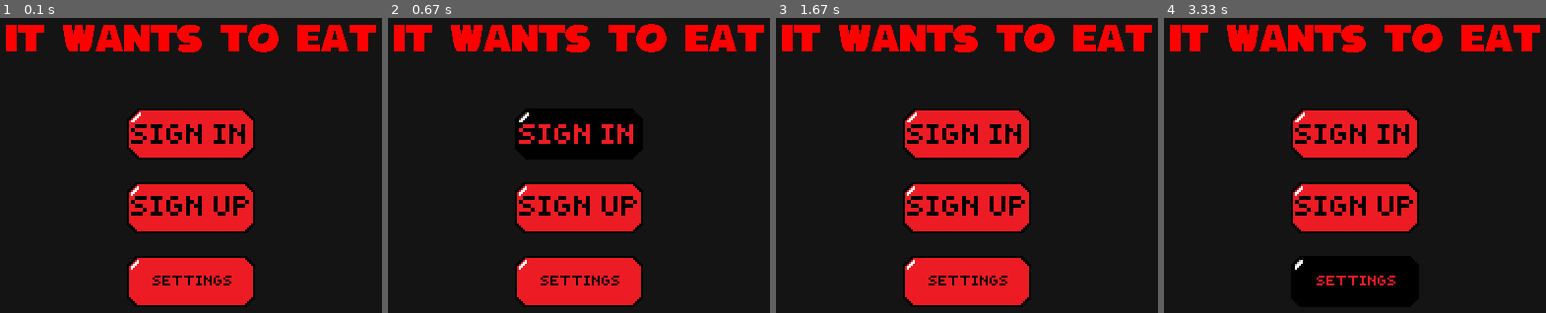
Above: before the commit, frames 1-4 (left to right).
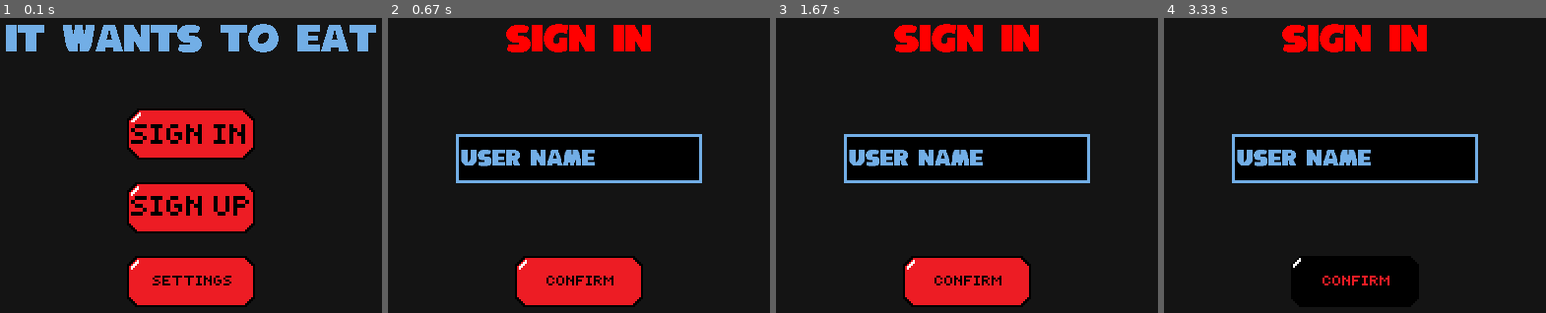
Above: after the commit, the same moments.

Repository: lavieestbel1e/pygame-project-demo
Game: pygame game, started from It Wants To EAT/enterance_window.py
Same seed, same stepped clock (60 frames per second), same inputs: the game is played once before the commit and once after it.
Inputs (mouse positions are in pixels of both pictures, inside the frame that each line leads up to):
- Up to frame 1 (0.1 s): no input
- Up to frame 2 (0.67 s): click (579, 133) at 0.38 s
- Up to frame 3 (1.67 s): click (967, 280) at 0.72 s; click (1157, 168) at 1.05 s
- Up to frame 4 (3.33 s): click (1355, 280) at 2.48 s; click (outside the picture) at 2.82 s; click (1355, 256) at 3.15 s

The runs differ from the first frame. In frame 1, 5.1% of the frame differs, in the area x 1-99%, y 2-12%; in frame 2, 13%; in frame 3, 15%; in frame 4, 15%, in the area x 1-99%, y 2-91%.

Commit message:
first commit

Diff:
--- a/It Wants To EAT/enterance_window.py
+++ b/It Wants To EAT/enterance_window.py
@@ -1,4 +1,5 @@
 import pygame
+import time
 from load_image import load_image
 
 pygame.init()
@@ -23,7 +24,7 @@
 
     def draw_title(self):
         font = pygame.font.Font('data/Sonic 1 Title Screen Filled.ttf', 28)
-        title = font.render('It Wants To Eat', True, 'red')
+        title = font.render('It Wants To Eat', True, '#72aee6')
         pos = title.get_rect(center=(300, 150))
         self.screen.blit(title, pos)
         pygame.display.update()
@@ -53,12 +54,20 @@
 all_sprites = pygame.sprite.Group()
 running = True
 
-def closeall():
-    return
+def open_sign_in():
+    from sign_in_window import SignInWindow
+    return SignInWindow
 
-button = Button(all_sprites, 0, passive_sign_in_btn, active_sign_in_btn, closeall)
-button_2 = Button(all_sprites, 75, passive_sign_up_btn, active_sign_up_btn, closeall)
-button_3 = Button(all_sprites, 150, passive_settings_btn, active_settings_btn, closeall)
+def open_sign_up():
+    from sign_up_window import SignUpWindow
+    return SignUpWindow
+
+def open_nothing():
+    pass
+
+button = Button(all_sprites, 0, passive_sign_in_btn, active_sign_in_btn, open_sign_in)
+button_2 = Button(all_sprites, 75, passive_sign_up_btn, active_sign_up_btn, open_sign_up)
+button_3 = Button(all_sprites, 150, passive_settings_btn, active_settings_btn, open_nothing)
 while running:
     for event in pygame.event.get():
         if event.type == pygame.QUIT:
@@ -67,4 +76,5 @@
     all_sprites.draw(screen)
     all_sprites.update()
     pygame.display.flip()
+time.sleep(1)
 pygame.quit()
--- a/It Wants To EAT/main_level.py
+++ b/It Wants To EAT/main_level.py
@@ -10,7 +10,7 @@
         self.image = hero_image
         self.image = pygame.transform.scale(self.image, (90, 90))
         self.mask = pygame.mask.from_surface(self.image)
-        self.rect = self.image.get_rect(center=(150, 400))
+        self.rect = self.image.get_rect(center=(250, 400))
         self.is_jump, self.is_jump_dir = False, False
         self.jump_count, self.right, self.left = 10, True, False
 
@@ -44,17 +44,29 @@
 class Enemy(pygame.sprite.Sprite):
     def __init__(self, group):
         super().__init__(group)
-        self.image = hero_image
-        self.image = pygame.transform.scale(self.image, (90, 90))
+        self.image = enemy_image
+        self.image = pygame.transform.scale(self.image, (300, 300))
         self.rect = self.image.get_rect(center=(250, 400))
         self.mask = pygame.mask.from_surface(self.image)
-        self.is_collided = False
-
-    def update(self, *args):
-        self.rect.x = hero.rect.x
-        self.rect.y = 360
-        if pygame.sprite.collide_mask(self, hero):
-            self.is_collided = True
+        self.you_win = you_win_image
+        self.is_collided = False
+
+    def update(self, *args):
+        global running
+        self.rect.x = hero.rect.x - 100
+        self.rect.y = 250
+        if pygame.sprite.collide_mask(self, hero):
+            self.is_collided = True
+            if enemy.is_collided:
+                screen.blit(gs.gameover_image, (0, 0))
+                if gs.rect.x < 0:
+                    gs.rect.x += speed
+                running = False
+        if len(all_sprites) < 30:
+            screen.blit(self.you_win, (0, 0))
+            if gs.rect.x < 0:
+                gs.rect.x += speed
+
 
 
 class Pelmeni(pygame.sprite.Sprite):
@@ -66,12 +78,13 @@
         self.rect = self.image.get_rect()
         self.rect.x = random.randint(100, width - 50)
         self.rect.y = random.randint(-10000, height)
-        self.color = pygame.Color('#FF0000')
+        self.color = pygame.Color('#72aee6')
         self.font = pygame.font.Font('data/Sonic 1 Title Screen Filled.ttf', 12)
         self.text = ''
         self.symbol = self.font.render(self.text, True, self.color)
         self.is_collided = False
         self.direction = 0
+        self.lst = []
 
     def update(self, *args):
         if self.rect.x >= 450:
@@ -85,15 +98,13 @@
 
         if pygame.sprite.collide_mask(self, hero):
             self.is_collided = True
-            self.image = pygame.transform.scale(self.image, (0, 0))
-
-    def show_collected(self):
-        global num
+            self.kill()
+
+    def collected(self):
         if self.is_collided:
-            self.text = f'{num} I 30'
-            num += 1
-        self.symbol = self.font.render(self.text, True, self.color)
-        screen.blit(self.symbol, (385, 461))
+            self.text = f'{len(all_sprites)} I 40'
+            self.symbol = self.font.render(self.text, True, self.color)
+            screen.blit(self.symbol, (385, 461))
 
 
 class RancidPelmeni(pygame.sprite.Sprite):
@@ -136,7 +147,7 @@
         self.rect = self.image.get_rect()
         self.rect.x = random.randint(100, width - 50)
         self.rect.y = random.randint(-10000, height)
-        self.color = pygame.Color('#FF0000')
+        self.color = pygame.Color('#72aee6')
         self.font = pygame.font.Font('data/Sonic 1 Title Screen Filled.ttf', 12)
         self.text = ''
         self.symbol = self.font.render(self.text, True, self.color)
@@ -160,21 +171,27 @@
 
 class InfoBox:
     def __init__(self, text):
-        self.color = pygame.Color('#FF0000')
+        self.color = pygame.Color('#72aee6')
         self.font = pygame.font.Font('data/Sonic 1 Title Screen Filled.ttf', 12)
         self.text = text
         self.symbol = self.font.render(self.text, True, self.color)
 
     def show_data(self):
+        global running
         global time_left
         if time_left >= 0:
-            time_left -= 0.05
+            time_left -= 0.08
             self.text = f'{int(time_left)} sec'
         else:
-            self.text = 'time is over'
+            running = False
         self.symbol = self.font.render(self.text, True, self.color)
         screen.blit(self.symbol, (200, 461))
 
+class GameOverSprite(pygame.sprite.Sprite):
+    def __init__(self, x, image):
+        pygame.sprite.Sprite.__init__(self)
+        self.gameover_image = image
+        self.rect = self.gameover_image.get_rect(center=(x, 250))
 
 class Camera:
     # зададим начальный сдвиг камеры
@@ -184,14 +201,19 @@
 
     # сдвинуть объект obj на смещение камеры
     def apply(self, obj):
-        obj.rect.y += self.dy
+        obj.rect.y += self.dy - 50
 
     # позиционировать камеру на объекте target
     def update(self, target):
         self.dy = -(target.rect.y + target.rect.h // 2 - height // 2)
 
+def open_ent_window():
+    from enterance_window import EnteranceWindow
+    return EnteranceWindow
+
 
 pygame.init()
+speed = 6
 FPS = 30
 time_left = 60
 text = ''
@@ -200,10 +222,15 @@
 pelmen_image = pygame.image.load('data/pelmen.png')
 rancid_pelmen = pygame.image.load('data/rancid_pelmen.png')
 hero_image = pygame.image.load('data/shlepa_in_the_basket.png')
-info_bar_image = pygame.image.load('data/info_bar.png')
+enemy_image = pygame.image.load('data/enemy (3) (1).png')
+info_bar_image = pygame.image.load('data/info_bar_2.png')
 boost_pelmen = pygame.image.load('data/boost_pelmen.png')
 background_image = pygame.image.load('data/clouds.png')
+ending_image = pygame.image.load('data/dark_souls.png')
+you_win_image = pygame.image.load('data/you_win.jpg')
+ending_image = pygame.transform.scale(ending_image, (500, 500))
 background_image = pygame.transform.scale(background_image, (500, 500))
+you_win_image = pygame.transform.scale(you_win_image, (500, 500))
 pelmen_image_2 = pygame.transform.scale(pelmen_image, (30, 30))
 all_sprites = pygame.sprite.Group()
 hero = pygame.sprite.Group
@@ -214,18 +241,17 @@
 hero = Hero(all_sprites)
 enemy = Enemy(all_sprites)
 ib = InfoBox('')
+gs = GameOverSprite(150, ending_image)
 bg_x = 0
-for _ in range(50):
+for _ in range(30):
     pelmeni = Pelmeni(all_sprites)
-    pelmeni.show_collected()
-for _ in range(10):
+for _ in range(5):
     rancid_pelmeni = RancidPelmeni(all_sprites)
 for _ in range(5):
     boost_pelmeni = BoostPelmeni(all_sprites)
+pelmeni = Pelmeni(all_sprites)
 running = True
 while running:
-    if enemy.is_collided:
-        running = False
     for event in pygame.event.get():
         if event.type == pygame.QUIT:
             running = False
@@ -233,15 +259,20 @@
         for sprite in all_sprites:
             camera.apply(sprite)
         all_sprites.update(event)
-    screen.blit(background_image, (0, bg_x))
-    screen.blit(background_image, (0, bg_x - 500))
-    bg_x += 2
-    if bg_x == 500:
-        bg_x = 0
-    all_sprites.draw(screen)
-    all_sprites.update()
-    screen.blit(info_bar_image, (0, 449))
-    screen.blit(pelmen_image_2, (335, 457))
-    ib.show_data()
-    pygame.display.flip()
+    if not enemy.is_collided:
+        screen.blit(background_image, (0, bg_x))
+        screen.blit(background_image, (0, bg_x - 500))
+        bg_x += 2
+        if bg_x == 500:
+            bg_x = 0
+        all_sprites.update()
+        all_sprites.draw(screen)
+        screen.blit(info_bar_image, (0, 449))
+        screen.blit(pelmen_image_2, (335, 457))
+        ib.show_data()
+        pelmeni.collected()
+        pygame.display.flip()
+time.sleep(3)
+open_ent_window()
+time.sleep(1)
 pygame.quit()
--- a/It Wants To EAT/sign_in_window.py
+++ b/It Wants To EAT/sign_in_window.py
@@ -1,4 +1,5 @@
 import pygame
+import sqlite3
 from load_image import load_image
 
 pygame.init()
@@ -7,6 +8,10 @@
 screen = pygame.display.set_mode(size)
 passive_confirm_btn = load_image('pixil-frame-0 (18).png')
 active_confirm_btn = load_image('pixil-frame-0 (19).png')
+db = sqlite3.connect('fin_assist.db')
+cursor = db.cursor()
+cursor.execute('''CREATE TABLE IF NOT EXISTS info(login TEXT, result TEXT)''')
+db.commit()
 
 class SignInWindow:
     def __init__(self, screen):
@@ -30,8 +35,8 @@
         self.x, self.y = x, y
         self.rect = pygame.Rect(self.x, self.y, 250, 50)
         self.input_surf = pygame.Surface((250, 50))
-        self.passive_color = pygame.Color('#9F0000')
-        self.active_color = pygame.Color('#FF0000')
+        self.passive_color = pygame.Color('#72aee6')
+        self.active_color = pygame.Color('#72acc6')
         self.color = self.passive_color
         self.font = pygame.font.Font('data/Sonic 1 Title Screen Filled.ttf', 16)
         self.text = text
@@ -85,17 +90,27 @@
 
 
 screen.fill((20, 20, 20))
-
-ib = InputBox(175, 225, 'user name')
-ib_2 = InputBox(175, 275, 'password')
+users, results = [], []
+ib = InputBox(175, 250, 'user name')
 all_sprites = pygame.sprite.Group()
 running = True
 
+# в базе данных 2 столбца, по существу работает только login, result будет использоваться для таблицы лидеров
+def add_info():
+    login_data = ib.text
+    result_data = 'no data'
+    cursor.execute(f'SELECT login FROM info WHERE login="{login_data}"')
+    if cursor.fetchone() is None:
+        cursor.execute(f'INSERT INTO info VALUES("{login_data}", "{result_data}")')
+        print('ok')
+        db.commit()
+        from main_level import Hero
+        return Hero
+    else:
+        print('Такая записать уже имеется!')
 
-def closeall():
-    global running
-    running = False
-button = Button(all_sprites, 50, passive_confirm_btn, active_confirm_btn, closeall)
+
+button = Button(all_sprites, 50, passive_confirm_btn, active_confirm_btn, add_info)
 sign = SignInWindow(screen)
 sign.draw_title()
 while running:
@@ -103,7 +118,6 @@
         if event.type == pygame.QUIT:
             running = False
         ib.generate(event)
-        ib_2.generate(event)
         all_sprites.update(event)
     all_sprites.draw(screen)
     all_sprites.update()
--- a/It Wants To EAT/sign_up_window.py
+++ b/It Wants To EAT/sign_up_window.py
@@ -1,6 +1,5 @@
 import pygame
-import random
-import time
+import sqlite3
 from load_image import load_image
 from random import shuffle
 
@@ -35,8 +34,8 @@
         self.x, self.y = x, y
         self.rect = pygame.Rect(self.x, self.y, 250, 50)
         self.input_surf = pygame.Surface((250, 50))
-        self.passive_color = pygame.Color('#9F0000')
-        self.active_color = pygame.Color('#FF0000')
+        self.passive_color = pygame.Color('#72aee6')
+        self.active_color = pygame.Color('#72acc6')
         self.color = self.passive_color
         self.font = pygame.font.Font('data/Sonic 1 Title Screen Filled.ttf', 16)
         self.text = text
@@ -104,18 +103,30 @@
 
 
 
-ib = InputBox(175, 225, 'user name')
-ib_2 = InputBox(175, 275, 'password')
+ib = InputBox(175, 250, 'user name')
 running = True
 
 
-def closeall():
-    global running
-    running = False
+def get_access():
+    db = sqlite3.connect('fin_assist.db')
+    cursor = db.cursor()
+    user_login = ib.text
+    try:
+        cursor.execute(f'SELECT login FROM info WHERE login="{user_login}"')
+        check_login = cursor.fetchall()
+        if check_login[0][0] == user_login:
+            print('Успешная авторизация!')
+            from main_level import Hero
+            return Hero
+        else:
+            print('Ошибка авторизации!')
+    except:
+        print('Ошибка авторизации!')
 
 
-button = Button(all_sprites, 225, 400, passive_confirm_btn, active_confirm_btn, closeall)
-button_2 = Button(all_sprites, 375, 400, passive_gen_pass_btn, active_gen_pass_btn, ib_2.generate_password)
+
+
+button = Button(all_sprites, 300, 400, passive_confirm_btn, active_confirm_btn, get_access)
 sign = SignUpWindow(screen)
 sign.draw_title()
 while running:
@@ -123,7 +134,6 @@
         if event.type == pygame.QUIT:
             running = False
         ib.generate(event)
-        ib_2.generate(event)
         all_sprites.update(event)
     all_sprites.draw(screen)
     all_sprites.update()
Binary file added: It Wants To EAT/data/dark_souls.png
Binary file added: It Wants To EAT/data/enemy (2).png
Binary file added: It Wants To EAT/data/enemy (3) (1).png
Binary file added: It Wants To EAT/data/enemy (3).png
Binary file added: It Wants To EAT/data/enemy.png
Binary file added: It Wants To EAT/data/info_bar_2.png
Binary file added: It Wants To EAT/data/you_win.jpg
Binary file added: It Wants To EAT/fin_assist.db
